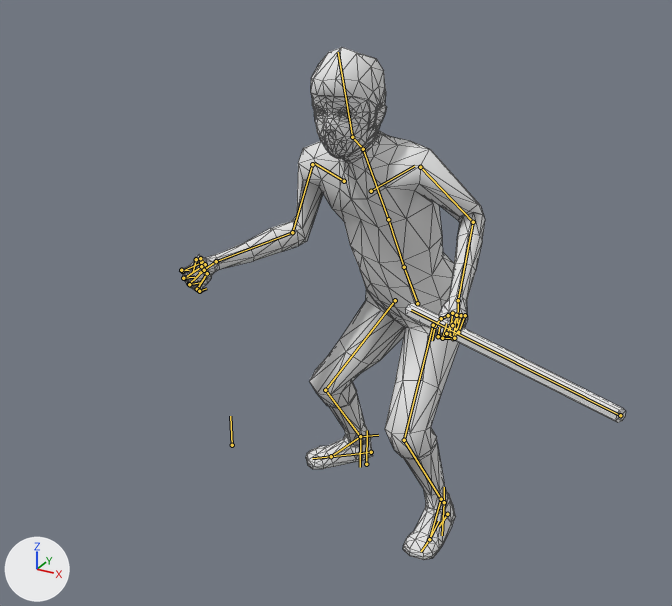
One commit to the Blender file vulpini/Assets/Models/joven_stick.blend: the scene before it, then after it.
Rendered twice from a 50 mm lens placed at (1.111, -2.383, 1.874), pointed at (-0.03, -0.308, 0.837). Lighting does not change. The marker at lower left points along +X, +Y and +Z. Both versions are drawn at frame 0 of the action 'stick_idle'; the numbers are the values there. The bones that bend it are drawn over the model as lines. Mesh edges are drawn as thin lines.

In view in the first picture: 'LowPoly'.
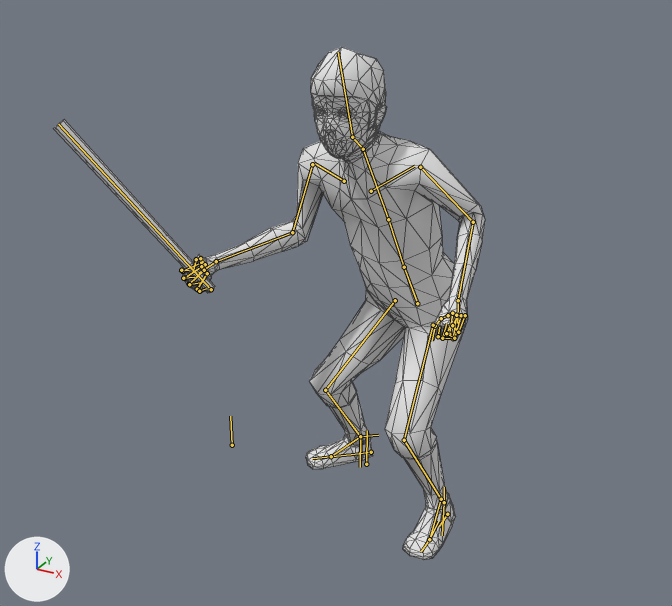
What the commit changed:
Bone 'arma' (bone_arma) moves from (0.0, 0.0, 0.0) to (-0.212, 1.298, -0.048).
Bone 'arma' (bone_arma) turns from (0, 0, 0) to (74, -10, -6) degrees about its own x, y and z.

What differs and where, as boxes [x1, y1, x2, y2] in the pictures (672 x 606 px):
'LowPoly', posed
    before: [180, 47, 626, 560]
    after: [54, 47, 485, 560]
bone 'arma', root to tip
    before: (620, 415) to (411, 310)
    after: (211, 289) to (58, 124)
